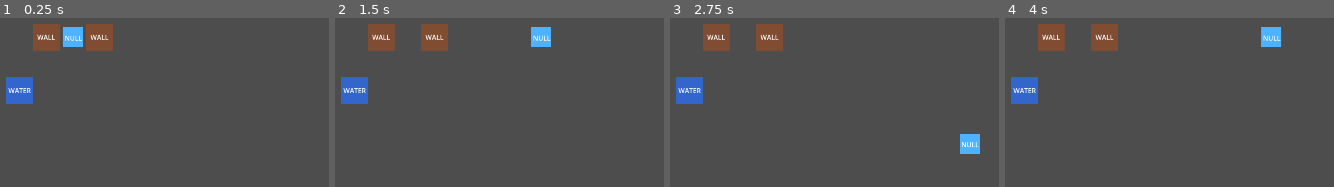
Above: before the commit, frames 1-4 (left to right).
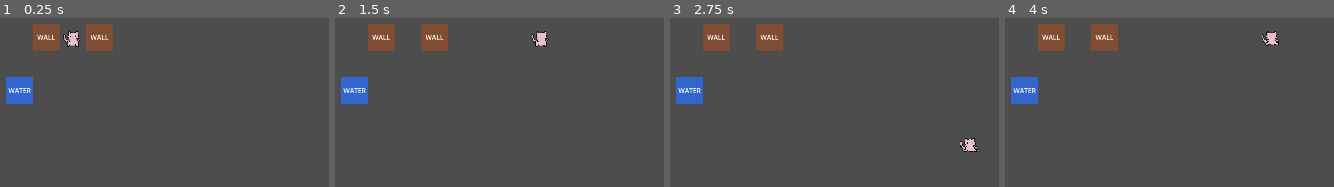
Above: after the commit, the same moments.

Repository: Lem0naise/damaskus
Game: Godot game, scene res://ingame.tscn
The game is run twice, just before and just after one commit, with the same random seed, the same clock (stepped at 60 frames per second) and the same inputs. This scene is started directly instead of the project's main scene.
Inputs:
- Up to frame 1 (0.25 s): no input
- Up to frame 2 (1.5 s): tap Enter at 0.5 s; hold Right (ui_right) 0.53-1.28 s; hold Down (ui_down) from 1.28 s (still down)
- Up to frame 3 (2.75 s): release Down (ui_down) at 2.03 s; hold Right (ui_right) from 2.03 s (still down)
- Up to frame 4 (4 s): release Right (ui_right) at 2.78 s; hold Up (ui_up) 2.78-3.53 s; hold Left (ui_left) from 3.53 s (still down)

The runs differ from the first frame. In frame 1, 0.7% of the frame differs, in the area x 19-26%, y 5-18%; in frame 2, 0.7%; in frame 3, 0.7%; in frame 4, 0.7%.

Commit message:
Refactor player scene and script to implement sprite texture management for walking and idle states

Diff:
--- a/scenes/player.tscn
+++ b/scenes/player.tscn
@@ -1,18 +1,17 @@
-[gd_scene load_steps=2 format=3 uid="uid://bvw8qm7xj0qqn"]
+[gd_scene load_steps=4 format=3 uid="uid://bvw8qm7xj0qqn"]
 
 [ext_resource type="Script" path="res://scripts/entities/Player.gd" id="1_player"]
+[ext_resource type="Texture2D" uid="uid://dpivdtd0ahp0s" path="res://assets/gorgeous.png" id="2_gorgeous"]
+[ext_resource type="Texture2D" uid="uid://dgcqb8mwx8e0b" path="res://assets/walking.png" id="3_walking"]
 
 [node name="Player" type="CharacterBody2D"]
 script = ExtResource("1_player")
 
-[node name="Sprite" type="ColorRect" parent="."]
-offset_left = -24.0
-offset_top = -24.0
-offset_right = 24.0
-offset_bottom = 24.0
-color = Color(0.3, 0.7, 1, 1)
+[node name="Sprite" type="Sprite2D" parent="."]
+texture = ExtResource("2_gorgeous")
 
 [node name="Label" type="Label" parent="."]
+visible = false
 offset_left = -20.0
 offset_top = -10.0
 offset_right = 20.0
--- a/scripts/entities/Player.gd
+++ b/scripts/entities/Player.gd
@@ -3,6 +3,14 @@
 
 # References
 @onready var grid_manager: GridManager = get_node("/root/Ingame/GridManager")
+@onready var sprite: Sprite2D = $Sprite
+
+# Textures
+var texture_still: Texture2D = preload("res://assets/gorgeous.png")
+var texture_walking: Texture2D = preload("res://assets/walking.png")
+
+# Sprite size (slightly smaller than grid cell)
+const SPRITE_SIZE = 48.0  # pixels
 
 # Movement
 var grid_position: Vector2i = Vector2i.ZERO
@@ -33,6 +41,9 @@
 
 	# Start in NULL state (no mask)
 	update_mask_properties()
+
+	# Set initial sprite
+	set_sprite_texture(texture_still)
 
 func _process(delta):
 	# Update cooldown timer
@@ -112,6 +123,7 @@
 	if can_move_to(target_grid_pos):
 		grid_position = target_grid_pos
 		is_moving = true
+		set_sprite_texture(texture_walking)
 		move_cooldown = HELD_KEY_DELAY  # Set cooldown for next move
 
 func can_move_to(target_pos: Vector2i) -> bool:
@@ -133,6 +145,7 @@
 	if global_position.distance_to(target_world_pos) < 0.1:
 		global_position = target_world_pos
 		is_moving = false
+		set_sprite_texture(texture_still)
 		on_movement_complete()
 
 func on_movement_complete():
@@ -140,6 +153,21 @@
 	# TODO: Check for pickups, triggers, etc.
 	pass
 
+# Helper function to set sprite texture and scale it to consistent size
+func set_sprite_texture(texture: Texture2D):
+	if not sprite:
+		sprite = $Sprite
+	if not sprite:
+		print("ERROR: Sprite node not found!")
+		return
+
+	sprite.texture = texture
+	if texture:
+		var texture_size = texture.get_size()
+		var scale_factor = SPRITE_SIZE / max(texture_size.x, texture_size.y)
+		sprite.scale = Vector2(scale_factor, scale_factor)
+		print("Set sprite texture, size: ", texture_size, " scale: ", scale_factor)
+
 # Mask management
 func wear_mask(mask_type: MaskType):
 	current_mask = mask_type
